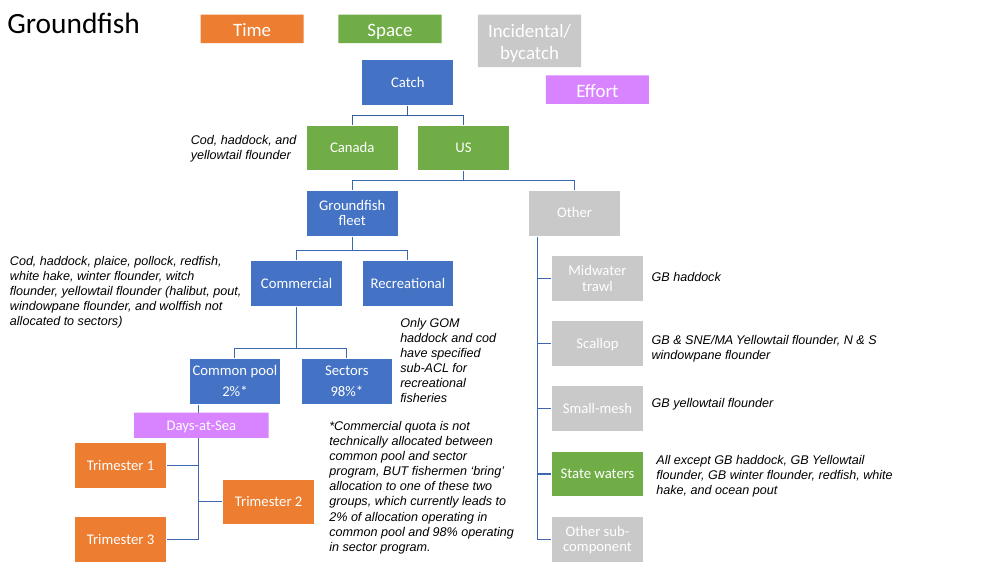
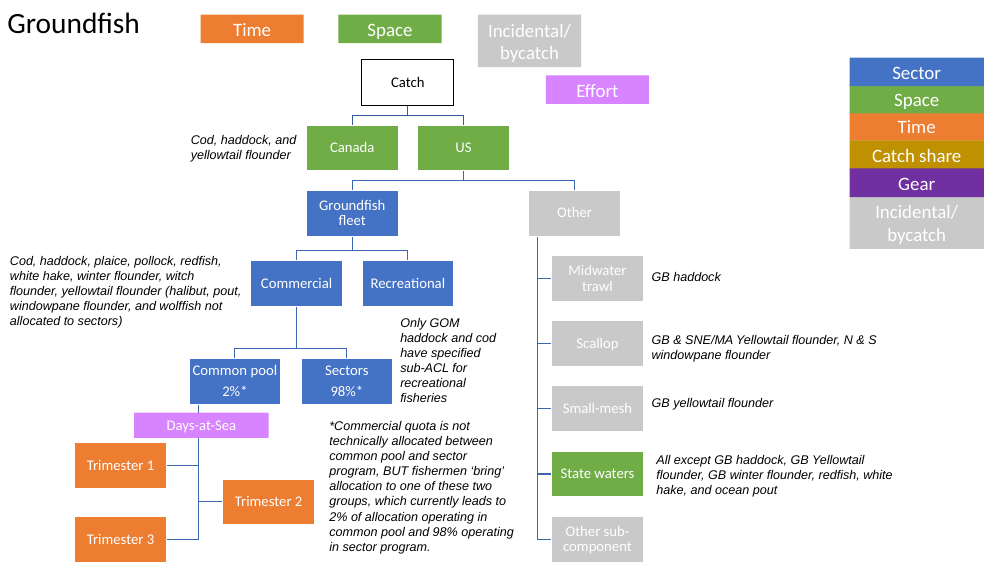
Before and after one commit to zoekitchel/cc_allocation, a slide deck: slide 4 of figures/flow_charts.pptx. Drawn at 1008x567 pixels with LibreOffice and Linux fonts; fonts in the diff are those of the drawing. Boxes give left, top, right and bottom in pixels: in the first picture for what was removed or moved away, otherwise in the second. Text is boxed around its words. In the diff, an @@ line names an element or a change of style, - is before the commit and + after.

```diff
--- a/figures/flow_charts.pptx
+++ b/figures/flow_charts.pptx
@@ rectangle added at box(850, 57, 985, 86), fill #4472C4, 18 pt, text #FFFFFF @@
+Sector
@@ text "Catch" at box(391, 76, 424, 87): text colour #FFFFFF to #000000 @@
@@ rectangle at box(362, 60, 454, 106): fill #4472C4 to #FFFFFF; outline #FFFFFF 1 pt to #000000 1 pt @@
@@ rectangle added at box(850, 85, 985, 113), fill #70AD47, 18 pt, text #FFFFFF @@
+Space
@@ rectangle added at box(850, 112, 985, 141), fill #ED7D31, 18 pt, text #FFFFFF @@
+Time
@@ rectangle added at box(850, 141, 985, 169), fill #BF9000, 18 pt, text #FFFFFF @@
+Catch share
@@ rectangle added at box(850, 169, 985, 197), fill #7030A0, 18 pt, text #FFFFFF @@
+Gear
@@ rectangle added at box(850, 196, 985, 249), fill #C9C9C9, 18 pt, text #FFFFFF @@
+Incidental/
+bycatch
```
Also in this commit, not shown: 4 other slides changed, 2 slides added, 1 slide removed, 1 other file.
